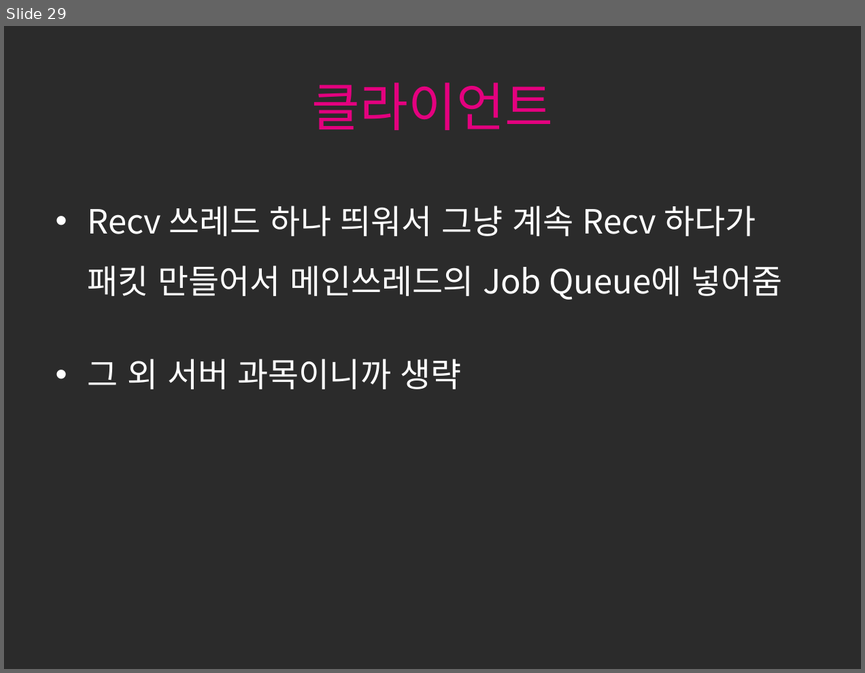
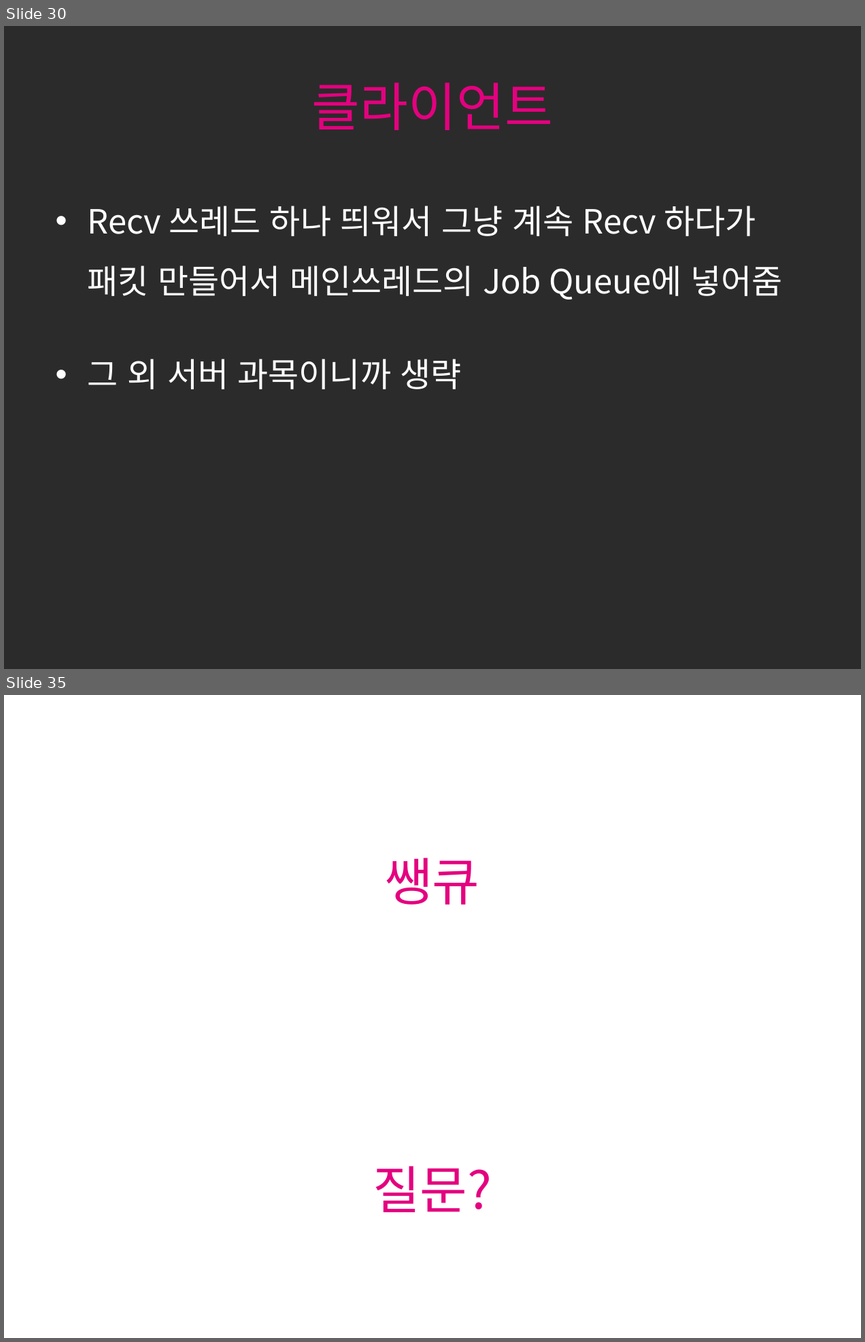
Before and after one commit to seokmin/2016ServerProject, a slide deck: 서버프로젝트.pptx. Shown one above the other, each under a label of ours: slide 29 before the commit, slides 30 and 35 after it; the slides between them are not shown. The pictures are 865x673 and 865x1342 pixels, drawn with LibreOffice and Linux fonts; fonts in the diff are those of the drawing; background and template pictures are left out; a plain dark background stands for a picture behind light text. Boxes give left, top, right and bottom in pixels: in the first picture for what was removed or moved away, otherwise in the second. Text is boxed around its words. In the diff, an @@ line names an element or a change of style, - is before the commit and + after.

```diff
--- a/서버프로젝트.pptx
+++ b/서버프로젝트.pptx
@@ slide 35 added at (4, 695, 861, 1338), background picture (left out) @@
@@ title added at (373, 858, 492, 1212), 43.2 pt, text #E4007F @@
+쌩큐
+질문?
@@ what was slide 29 is now slide 30 @@
```
Also in this commit, not shown: 3 slides changed, 2 other slides added, 1 slide removed.
